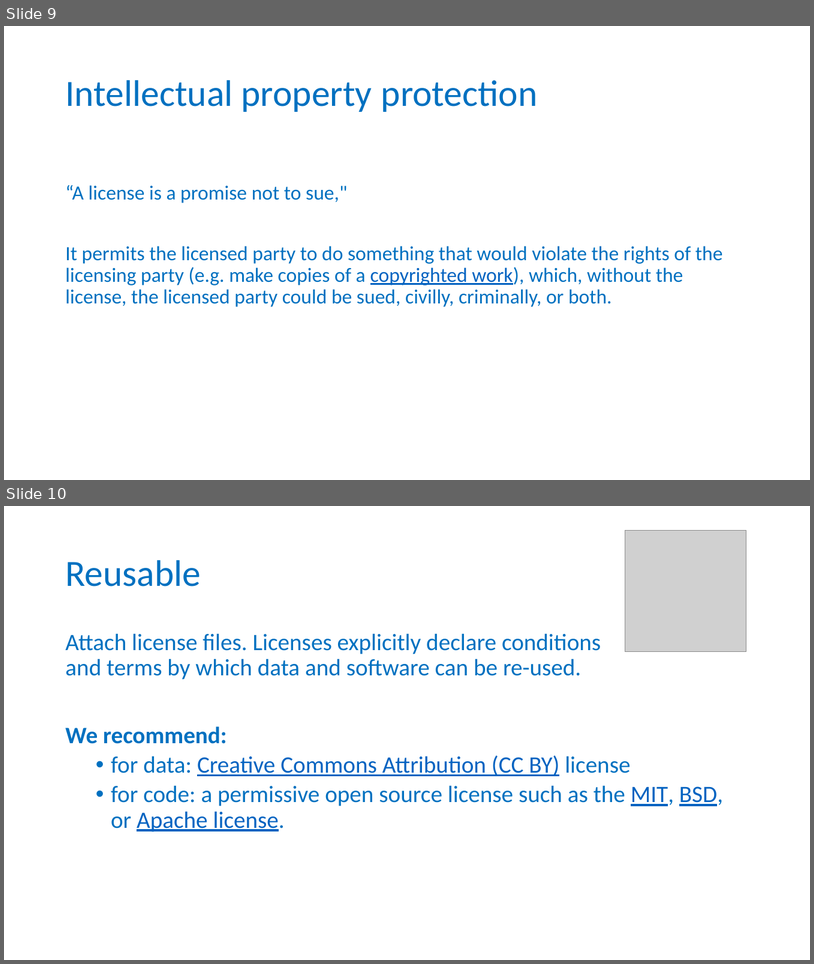
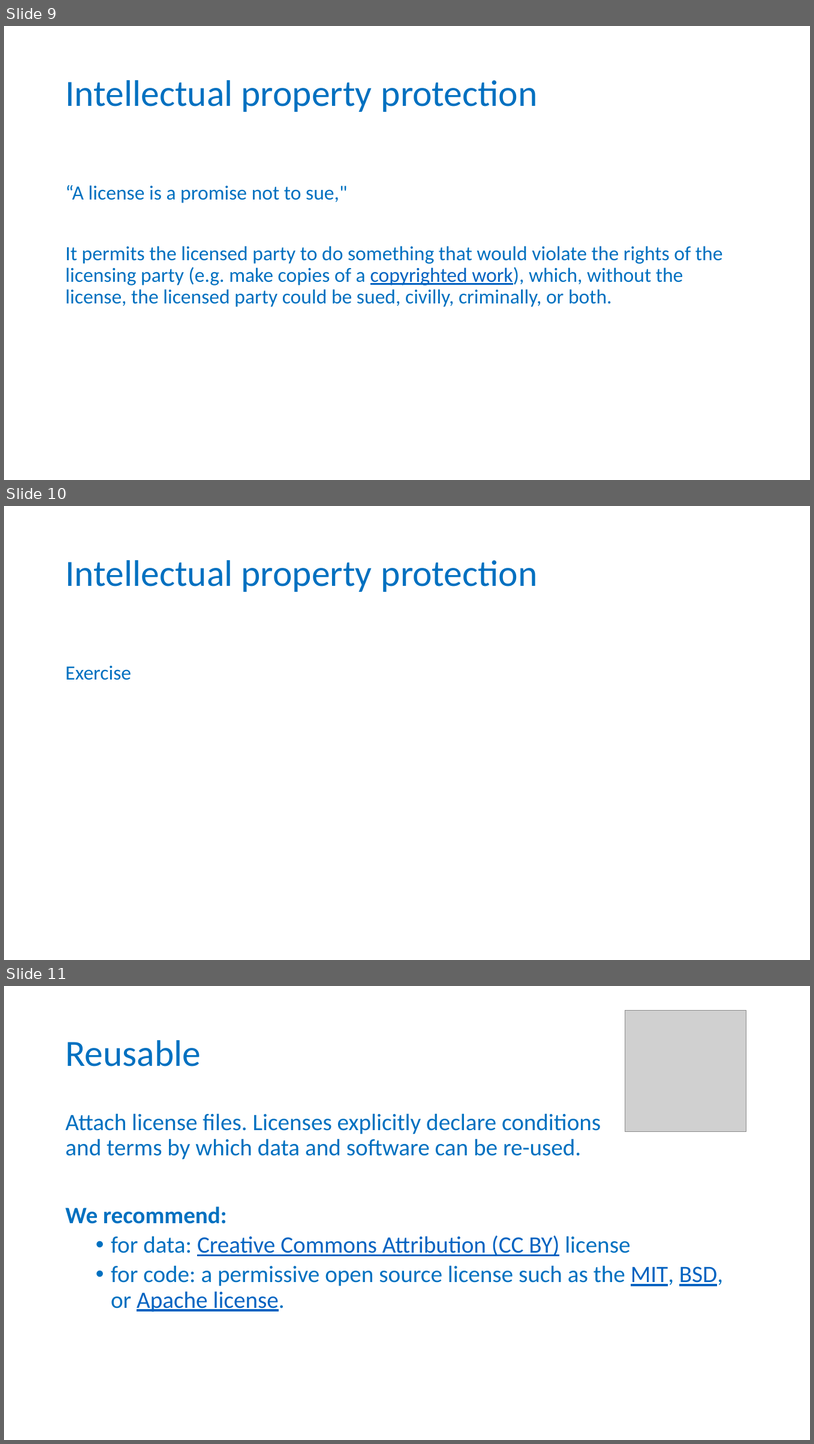
Before and after one commit to carpentries-incubator/fair-bio-practice, a slide deck: instructors/04_IP_Licence.pptx. Shown one above the other, each under a label of ours: slides 9 and 10 before the commit, slides 9, 10 and 11 after it. The pictures are 814x964 and 814x1444 pixels, drawn with LibreOffice and Linux fonts; fonts in the diff are those of the drawing; grey boxes stand for pictures; background and template pictures are left out. Boxes give left, top, right and bottom in pixels: in the first picture for what was removed or moved away, otherwise in the second. Text is boxed around its words. In the diff, an @@ line names an element or a change of style, - is before the commit and + after.

```diff
--- a/instructors/04_IP_Licence.pptx
+++ b/instructors/04_IP_Licence.pptx
@@ slide 10 added at (4,506,810,960), background #FFFFFF @@
@@ title added at (65,560,538,592), 44 pt, text #0070C0 @@
+Intellectual property protection
@@ text added at (65,666,131,680), 24 pt, text #0070C0 @@
+Exercise
@@ what was slide 10 is now slide 11 @@
```
Also in this commit, not shown: 1 slide changed, 3 other files.
